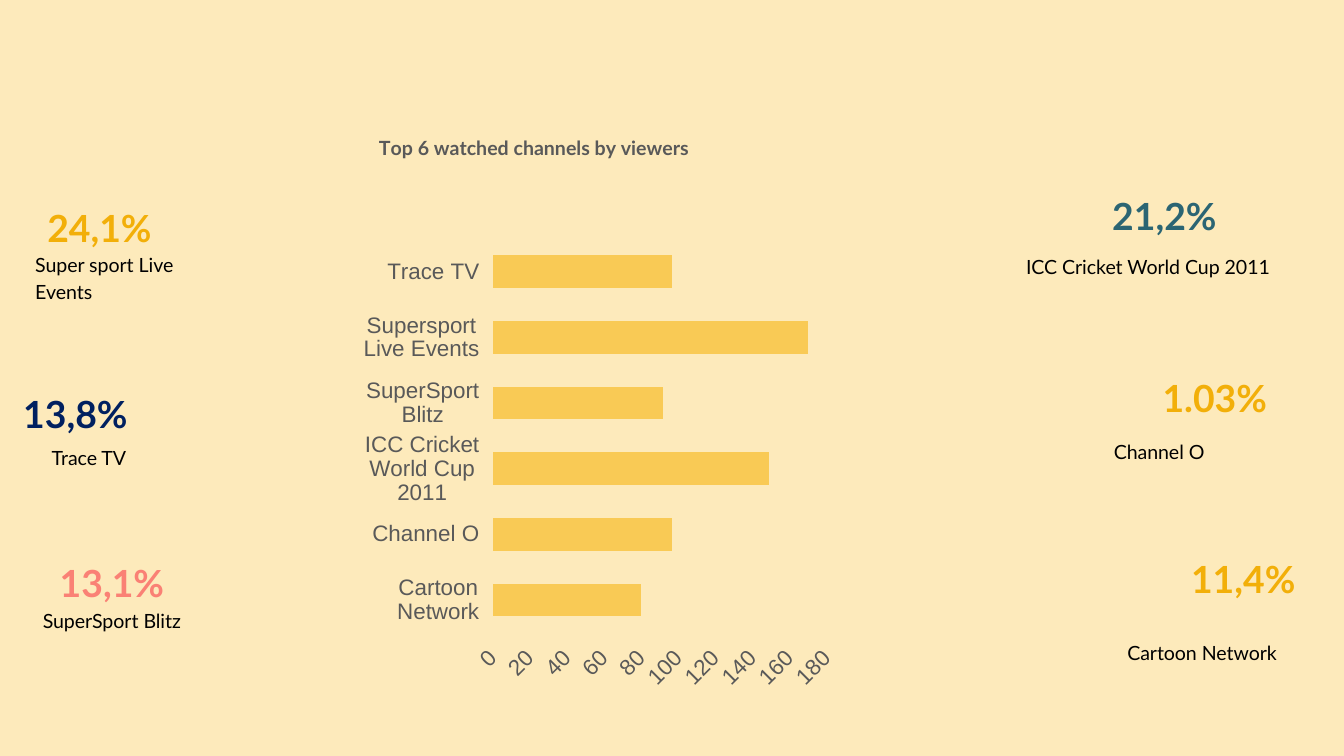
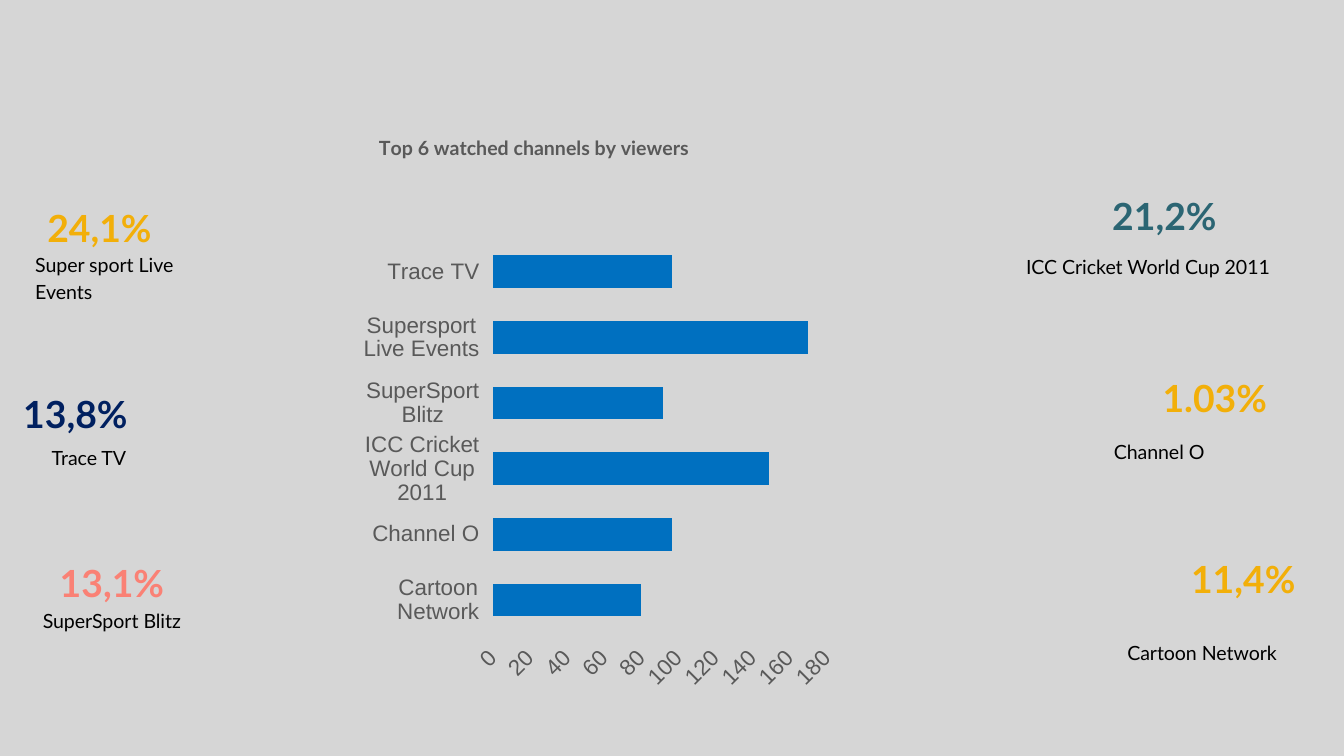
Before and after one commit to Lihle830/BTV-Subscriber-Base-Analysis, a slide deck: slide 10 of Presentation deck/Slides Presantation Btv.pptx. Drawn at 1344x756 pixels with LibreOffice and Linux fonts; fonts in the diff are those of the drawing. Boxes give left, top, right and bottom in pixels: in the first picture for what was removed or moved away, otherwise in the second. Text is boxed around its words. In the diff, an @@ line names an element or a change of style, - is before the commit and + after.

```diff
--- a/Presentation deck/Slides Presantation Btv.pptx
+++ b/Presentation deck/Slides Presantation Btv.pptx
@@ background #FDEABB to #D6D6D6 @@
@@ bar chart at [358, 102, 981, 691] @@
@@ colour of Series 1 #F9CA55 to #0070C0 @@
@@ colours of single points changed @@
```
Also in this commit, not shown: 10 other slides changed.
